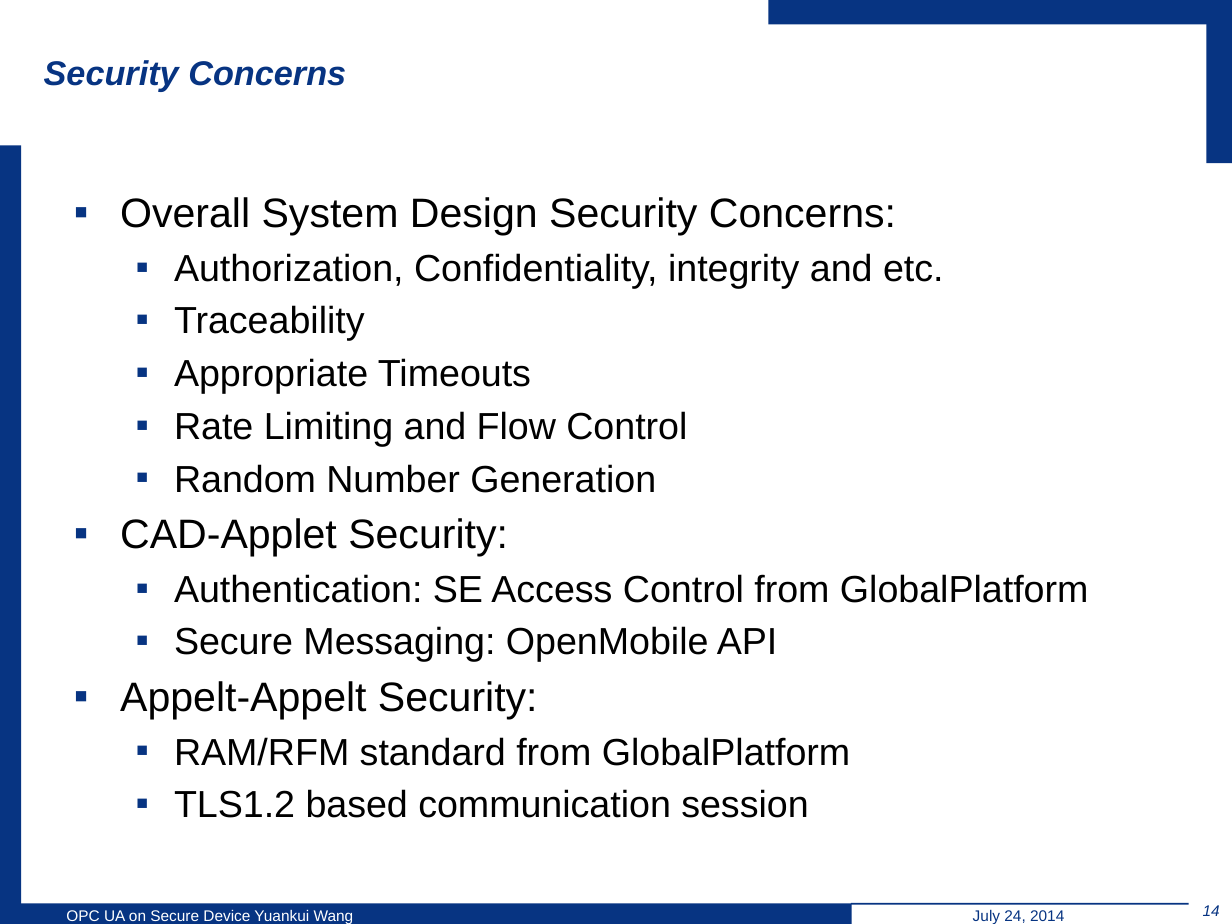
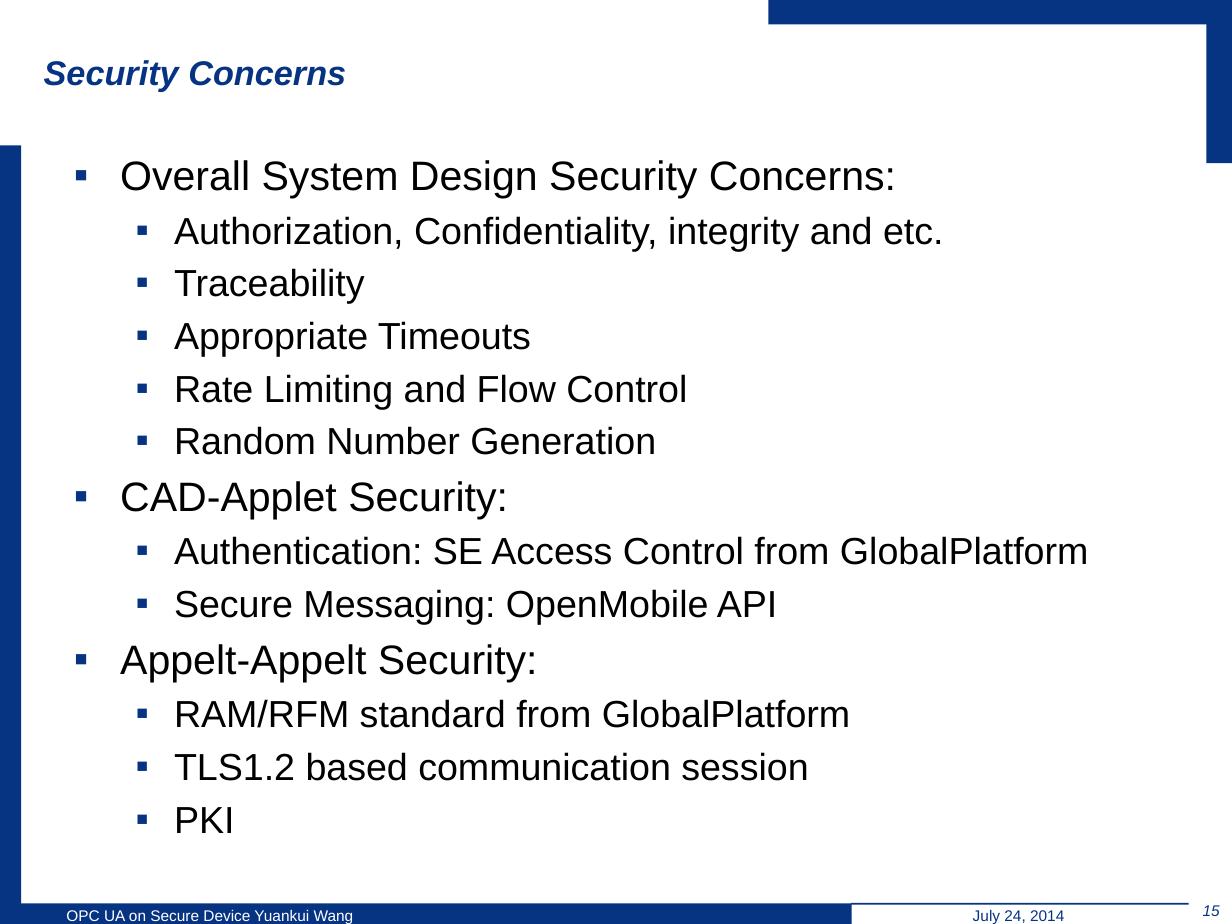
Before and after one commit to wsuetholz/opc-ua-wangyk-upb-morpho, a slide deck: slide 15 of ppt/System Implementation.pptx (slide 14 before the commit). Drawn at 1232x924 pixels with LibreOffice and Linux fonts; fonts in the diff are those of the drawing; background and template pictures are left out. Boxes give left, top, right and bottom in pixels: in the first picture for what was removed or moved away, otherwise in the second. Text is boxed around its words. In the diff, an @@ line names an element or a change of style, - is before the commit and + after.

```diff
--- a/ppt/System Implementation.pptx
+++ b/ppt/System Implementation.pptx
@@ text "Overall System Design Security Concerns:": place and size @@
-text "Overall System Design Security Concerns:" at bbox=[120, 197, 1088, 818]
+text "Overall System Design Security Concerns:" at bbox=[120, 160, 1088, 833]
@@ text at bbox=[174, 807, 235, 833]: paragraph added @@
+  ▪ PKI
@@ page number at bbox=[1203, 905, 1220, 916]: text changed @@
-14
+15
```
Also in this commit, not shown: 1 other slide changed, 1 slide added.
